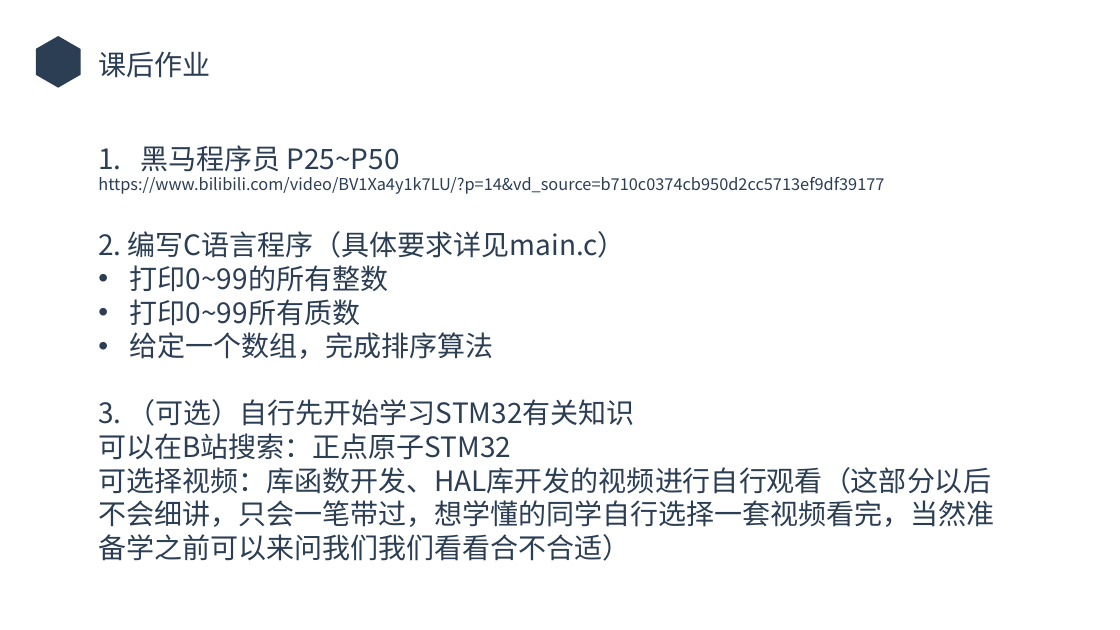
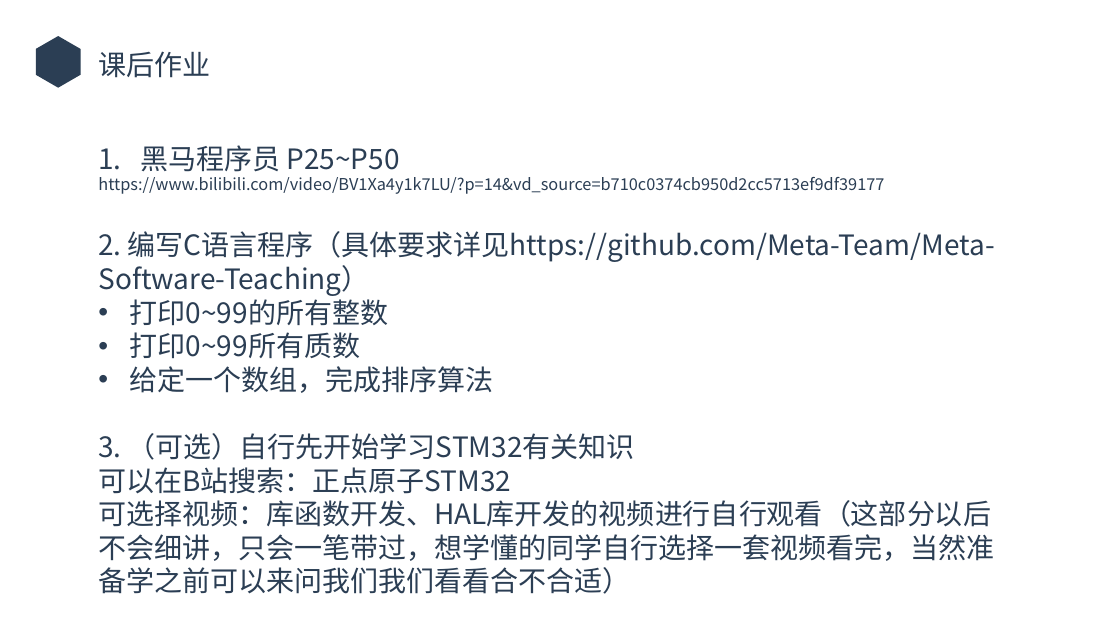
Before and after one commit to Raventhatfly/Raventhatfly.github.io, a slide deck: slide 27 of files/meta-teaching/Lecture2.pptx. Drawn at 1120x630 pixels with LibreOffice and Linux fonts; fonts in the diff are those of the drawing; background and template pictures are left out. Boxes give left, top, right and bottom in pixels: in the first picture for what was removed or moved away, otherwise in the second. Text is boxed around its words. In the diff, an @@ line names an element or a change of style, - is before the commit and + after.

```diff
--- a/files/meta-teaching/Lecture2.pptx
+++ b/files/meta-teaching/Lecture2.pptx
@@ text at [98,231,995,296]: text changed @@
-2. 编写C语言程序（具体要求详见main.c）
+2. 编写C语言程序（具体要求详见https://github.com/Meta-Team/Meta-Software-Teaching）
```
Also in this commit, not shown: 20 other files.
